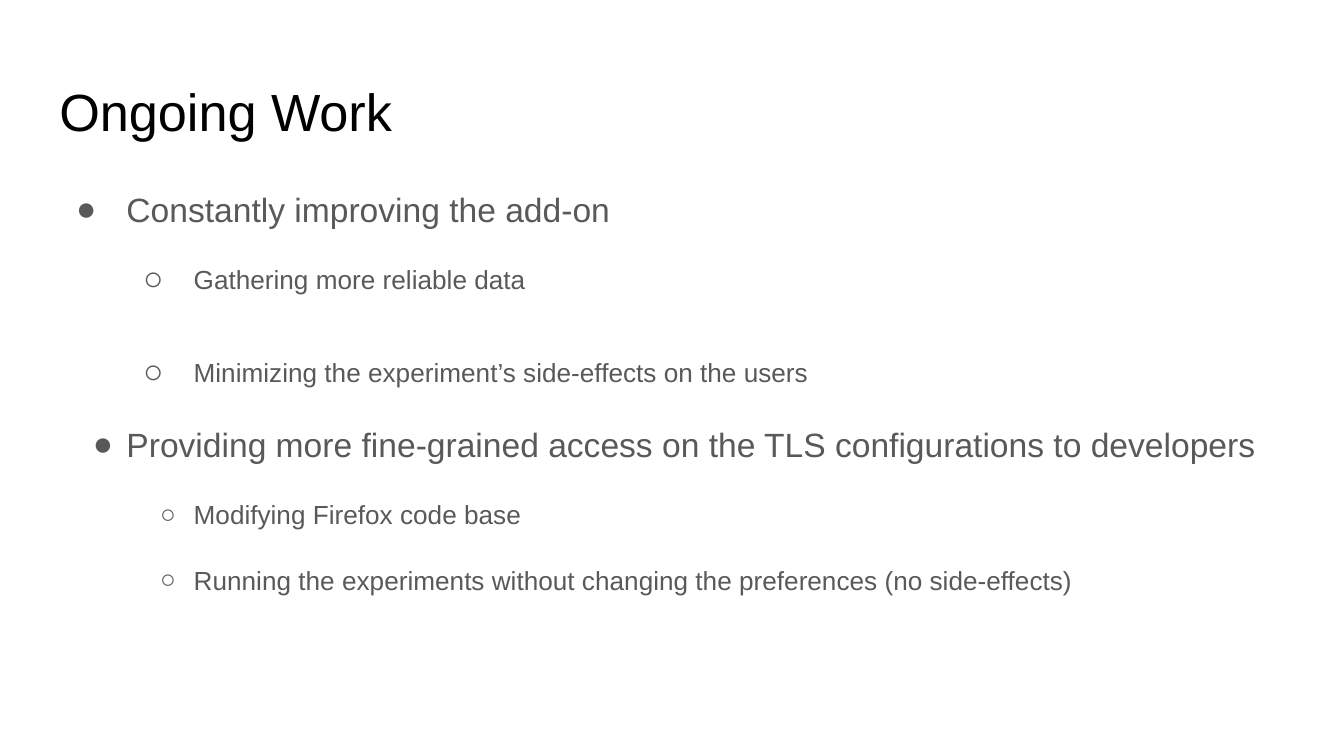
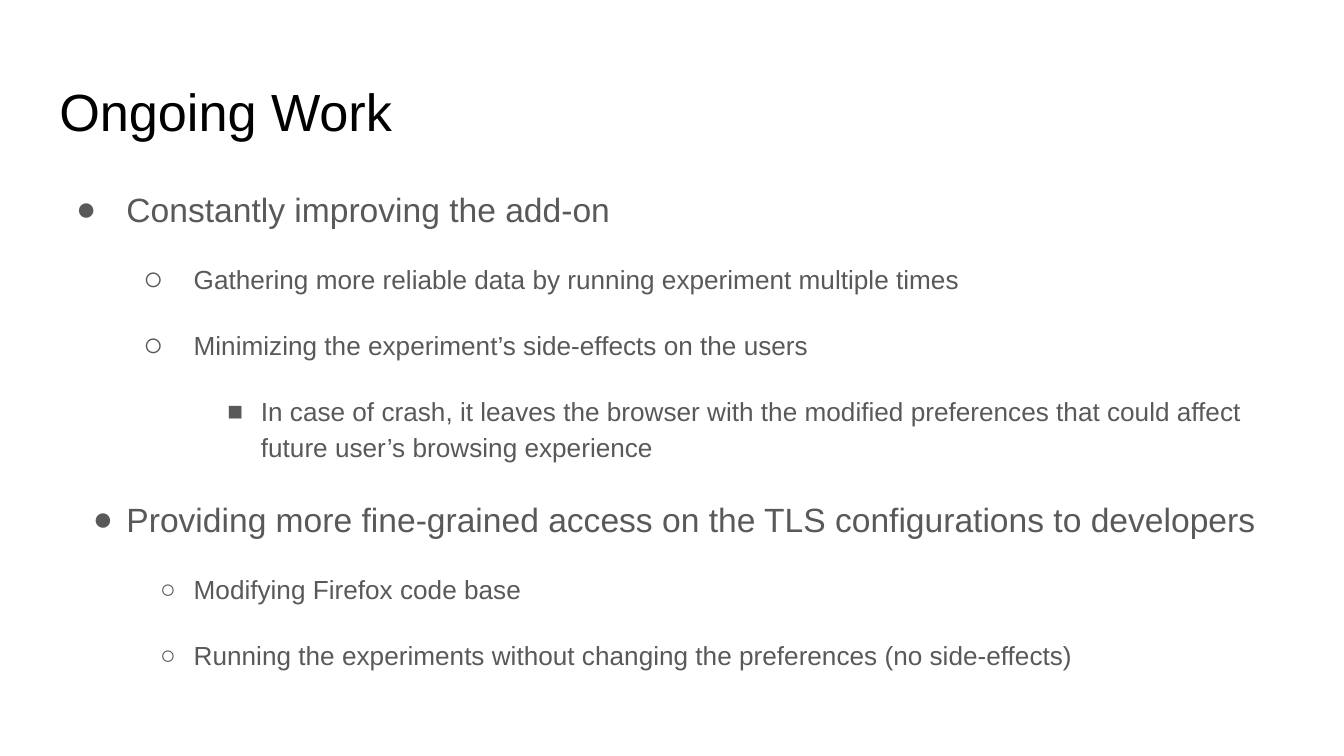
Before and after one commit to sajjadium/tls13-middlebox, a slide deck: slide 9 of mozilla-intern-presentation.pptx. Drawn at 1344x756 pixels with LibreOffice and Linux fonts; fonts in the diff are those of the drawing. Boxes give left, top, right and bottom in pixels: in the first picture for what was removed or moved away, otherwise in the second. Text is boxed around its words. In the diff, an @@ line names an element or a change of style, - is before the commit and + after.

```diff
--- a/mozilla-intern-presentation.pptx
+++ b/mozilla-intern-presentation.pptx
@@ text at (194, 270, 958, 295): text changed @@
-  ○ Gathering more reliable data
+  ○ Gathering more reliable data by running experiment multiple times
@@ text at (194, 336, 808, 361): line spacing 2 to 1.15 @@
@@ text at (261, 402, 1240, 463): paragraph added @@
+    ■ In case of crash, it leaves the browser with the modified preferences that could affect future user’s browsing experience
```
Also in this commit, not shown: 5 other slides changed.
